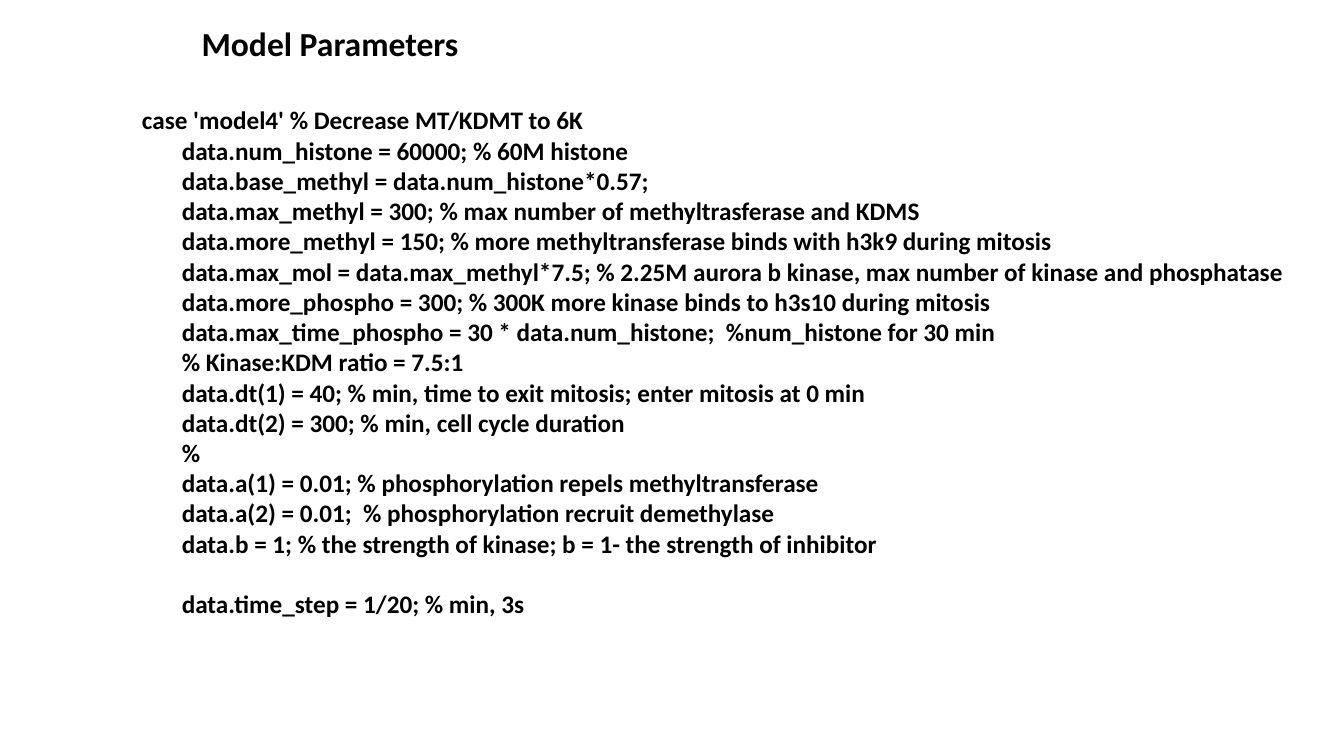
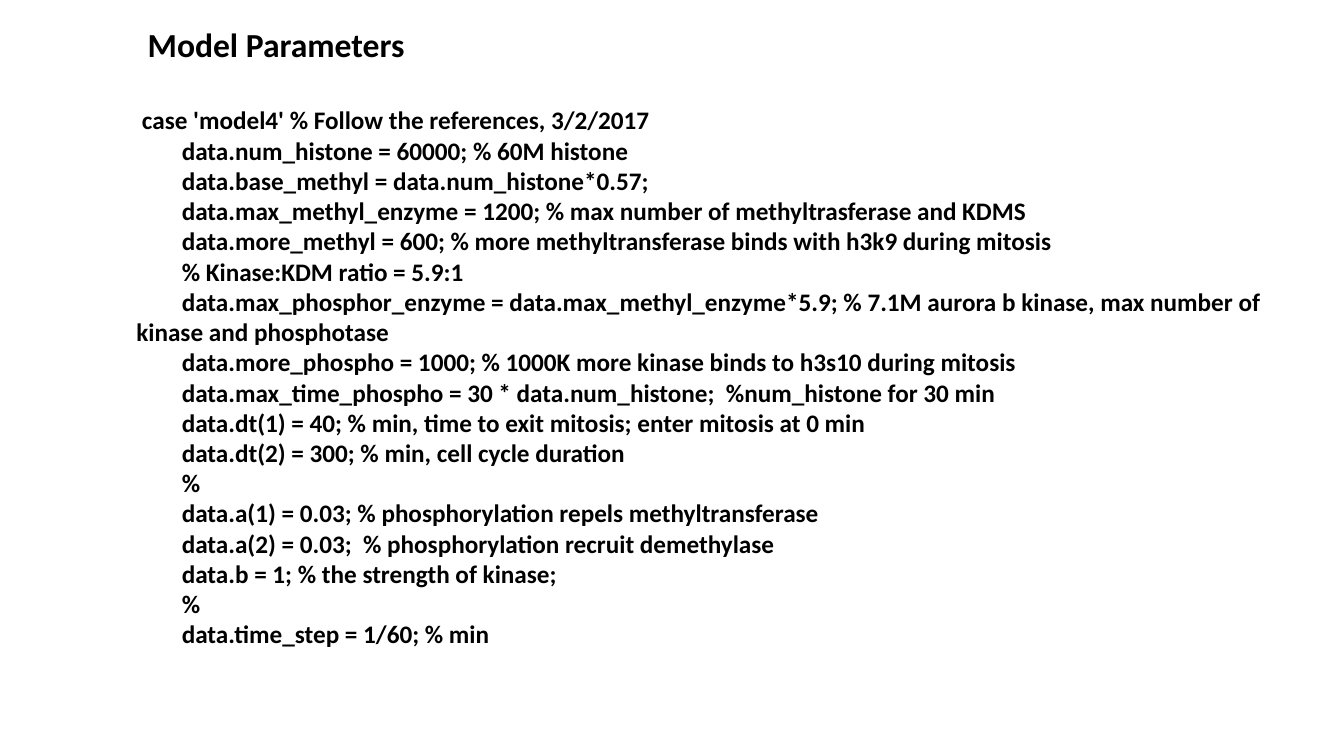
Before and after one commit to lu6007/fluocell, a slide deck: slide 3 of app/model/result_0211_2017.pptx. Drawn at 1344x756 pixels with LibreOffice and Linux fonts; fonts in the diff are those of the drawing. Boxes give left, top, right and bottom in pixels: in the first picture for what was removed or moved away, otherwise in the second. Text is boxed around its words. In the diff, an @@ line names an element or a change of style, - is before the commit and + after.

Commit message:
Updated the model and results based on literature.

```diff
--- a/app/model/result_0211_2017.pptx
+++ b/app/model/result_0211_2017.pptx
@@ text "Model Parameters": place and size @@
-text "Model Parameters" at (202, 32, 459, 57)
+text "Model Parameters" at (148, 33, 405, 58)
@@ text at (142, 111, 649, 132): text changed @@
-case 'model4' % Decrease MT/KDMT to 6K
+case 'model4' % Follow the references, 3/2/2017
@@ text at (136, 202, 1260, 376): text changed @@
-data.max_methyl = 300; % max number of methyltrasferase and KDMS
-data.more_methyl = 150; % more methyltransferase binds with h3k9 during mitosis
-data.max_mol = data.max_methyl*7.5; % 2.25M aurora b kinase, max number of kinase and phosphatase
-data.more_phospho = 300; % 300K more kinase binds to h3s10 during mitosis
+data.max_methyl_enzyme = 1200; % max number of methyltrasferase and KDMS
+data.more_methyl = 600; % more methyltransferase binds with h3k9 during mitosis
+% Kinase:KDM ratio = 5.9:1
+data.max_phosphor_enzyme = data.max_methyl_enzyme*5.9; % 7.1M aurora b kinase, max number of kinase and phosphotase
+data.more_phospho = 1000; % 1000K more kinase binds to h3s10 during mitosis
@@ text at (206, 353, 463, 372): paragraph removed @@
-% Kinase:KDM ratio = 7.5:1
@@ text at (182, 503, 819, 647): text changed @@
-data.a(1) = 0.01; % phosphorylation repels methyltransferase
-data.a(2) = 0.01; % phosphorylation recruit demethylase
-data.b = 1; % the strength of kinase; b = 1- the strength of inhibitor
-data.time_step = 1/20; % min, 3s
+data.a(1) = 0.03; % phosphorylation repels methyltransferase
+data.a(2) = 0.03; % phosphorylation recruit demethylase
+data.b = 1; % the strength of kinase;
+%
+data.time_step = 1/60; % min
```
Also in this commit, not shown: 6 other slides changed, 1 slide added, 1 slide removed, 4 other files.
